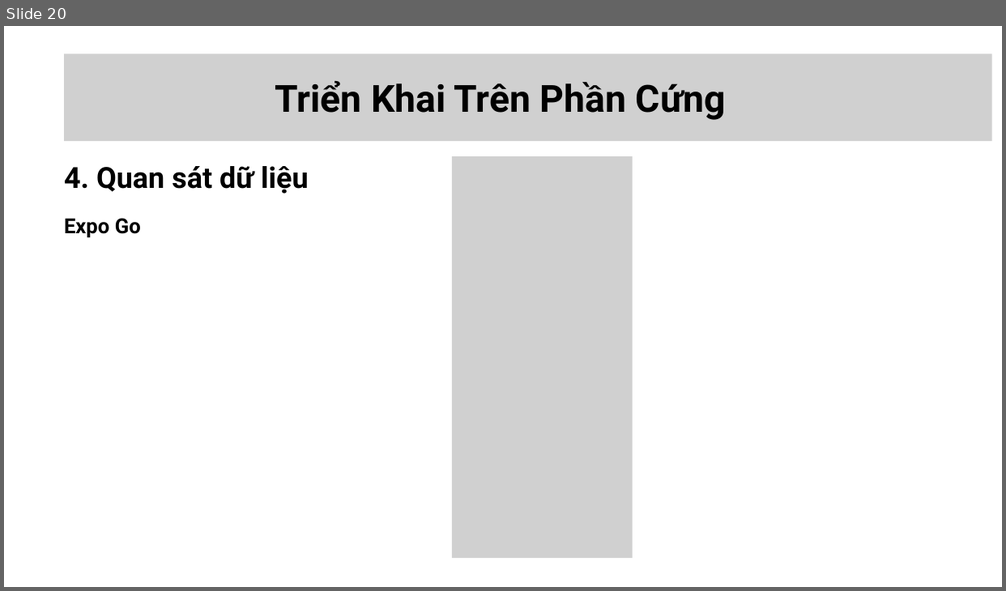
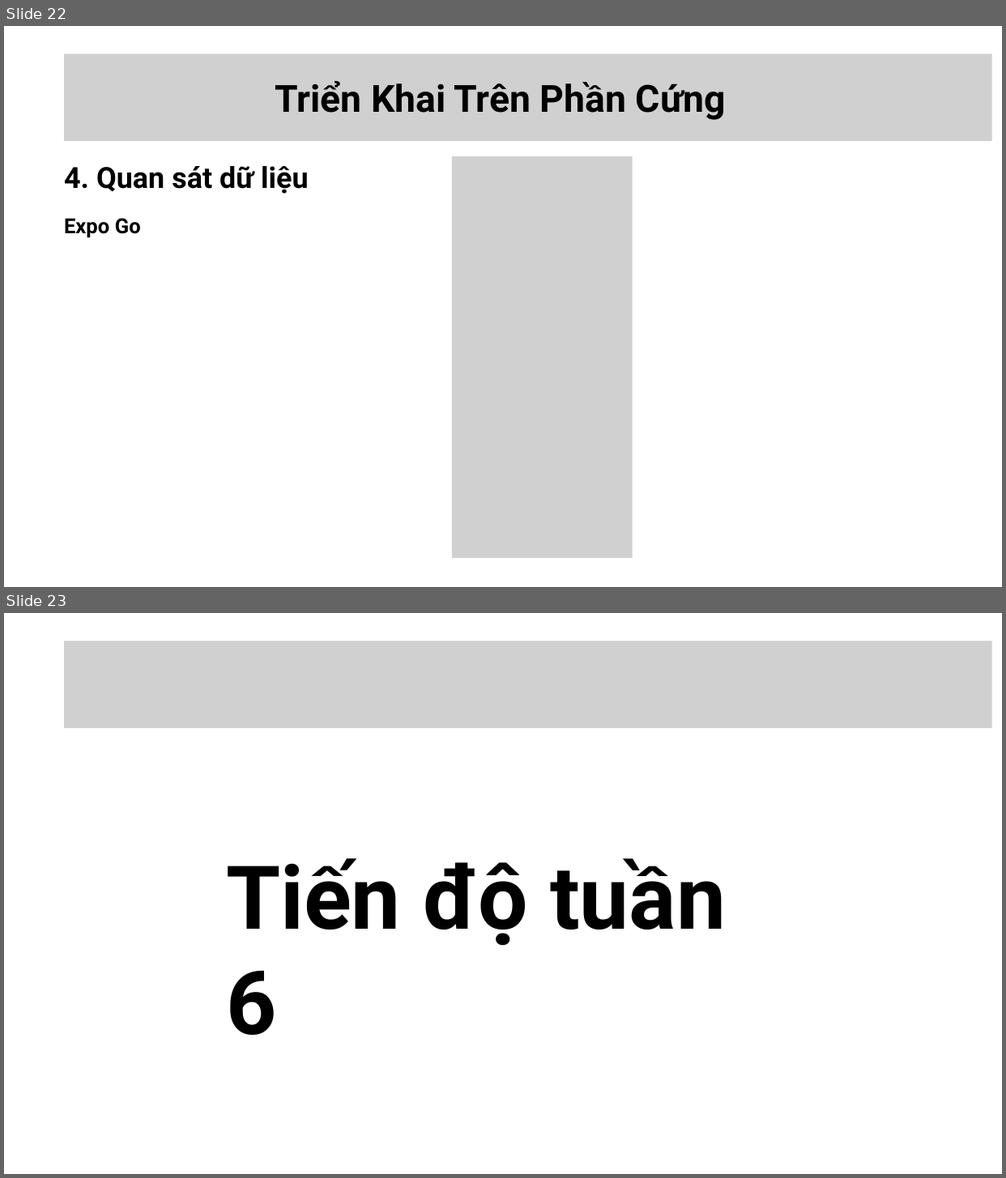
Before and after one commit to TriNgz-sketch/Esp32_Di-Dong, a slide deck: Slidebaocao.pptx. Shown one above the other, each under a label of ours: slide 20 before the commit, slides 22 and 23 after it. The pictures are 1006x591 and 1006x1178 pixels, drawn with LibreOffice and Linux fonts; fonts in the diff are those of the drawing; grey boxes stand for pictures. Boxes give left, top, right and bottom in pixels: in the first picture for what was removed or moved away, otherwise in the second. Text is boxed around its words. In the diff, an @@ line names an element or a change of style, - is before the commit and + after.

```diff
--- a/Slidebaocao.pptx
+++ b/Slidebaocao.pptx
@@ slide 23 added at [4,613,1002,1174], background #FFFFFF @@
@@ picture added at [64,641,992,728] @@
@@ text added at [226,858,726,1035], 127.2 pt, text #000000, bold @@
+Tiến độ tuần 6
@@ what was slide 20 is now slide 22 @@
```
Also in this commit, not shown: 3 slides changed, 7 other slides added, 1 slide removed, 2 other files.
